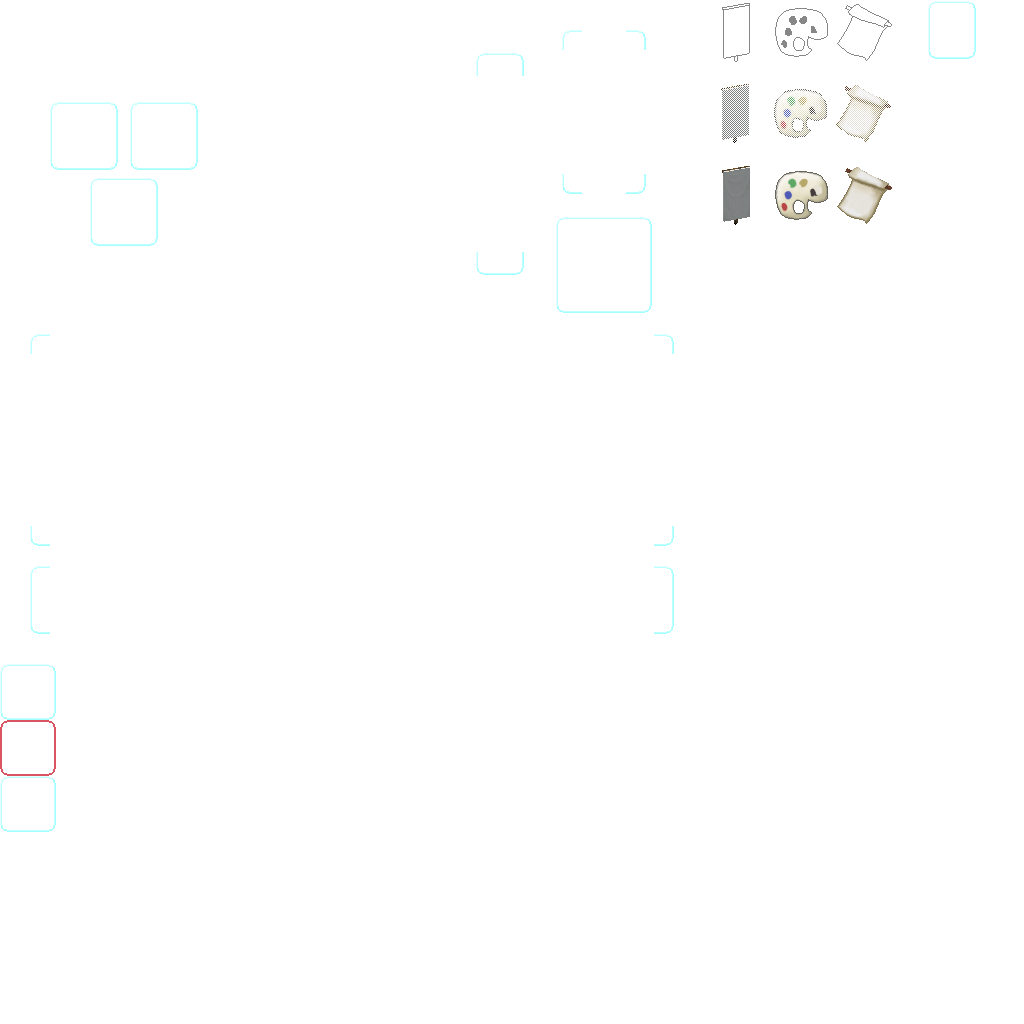
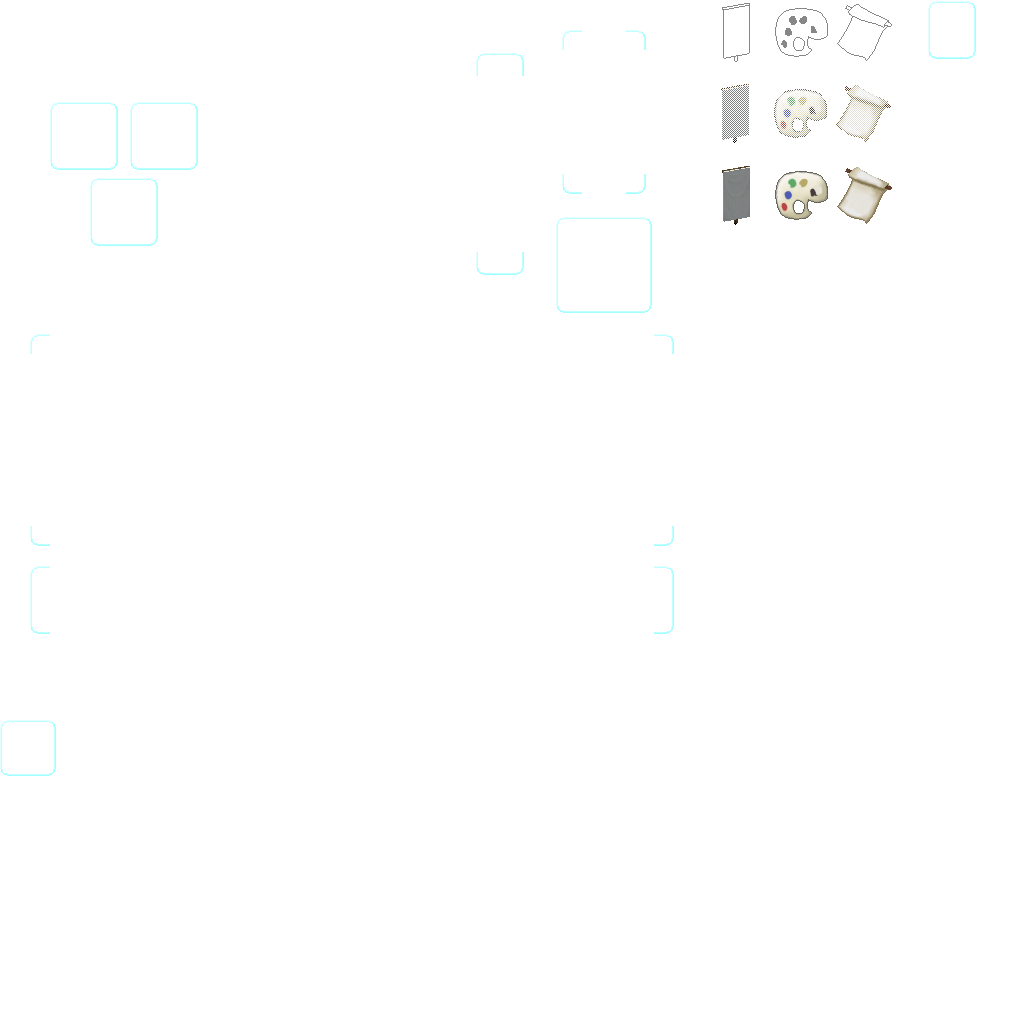
The second 1024 × 1024 image is a revision of the first. Changes to its layers:
added layer "Слой 14" above "Слой 9" over [0, 720, 56, 776]
hid "Слой 9", painted on it over [0, 664, 56, 832]
